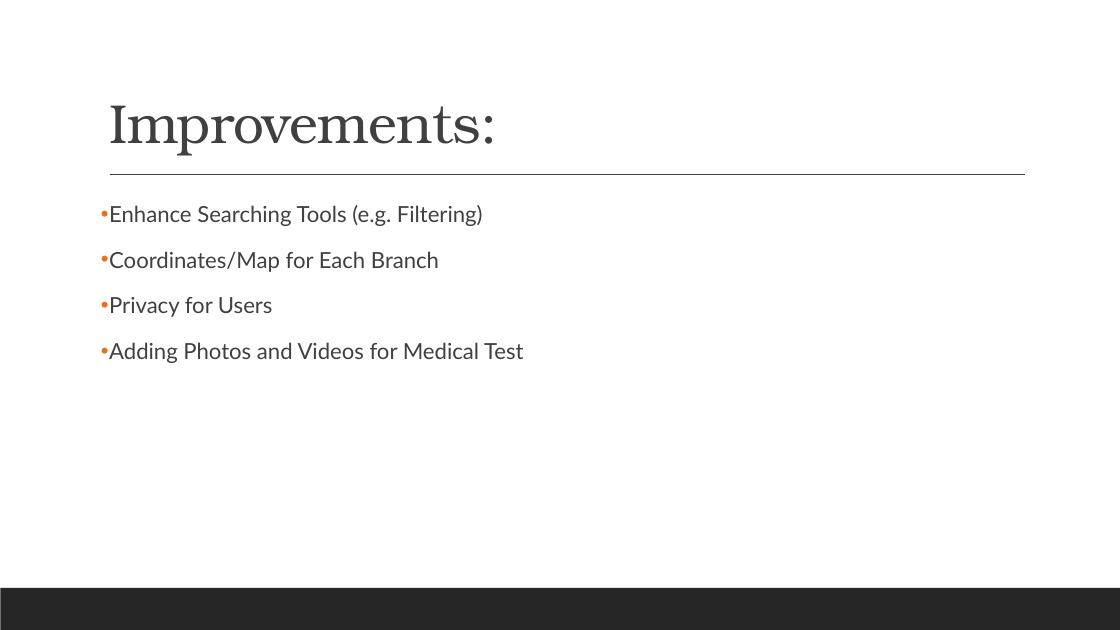
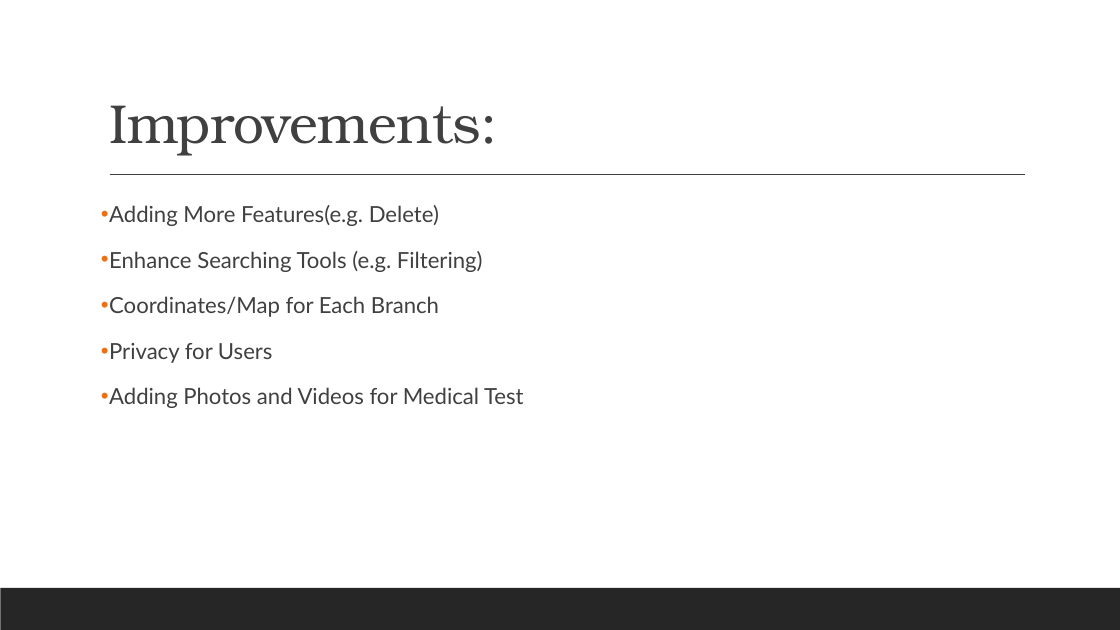
Before and after one commit to TJcollector/DatabaseProject, a slide deck: slide 17 of Database for Clinic Management.pptx. Drawn at 1120x630 pixels with LibreOffice and Linux fonts; fonts in the diff are those of the drawing. Boxes give left, top, right and bottom in pixels: in the first picture for what was removed or moved away, otherwise in the second. Text is boxed around its words. In the diff, an @@ line names an element or a change of style, - is before the commit and + after.

```diff
--- a/Database for Clinic Management.pptx
+++ b/Database for Clinic Management.pptx
@@ text at [109, 205, 439, 226]: paragraph added @@
+• Adding More Features(e.g. Delete)
```
Also in this commit, not shown: 1 other slide changed, 8 slides added, 8 slides removed.
